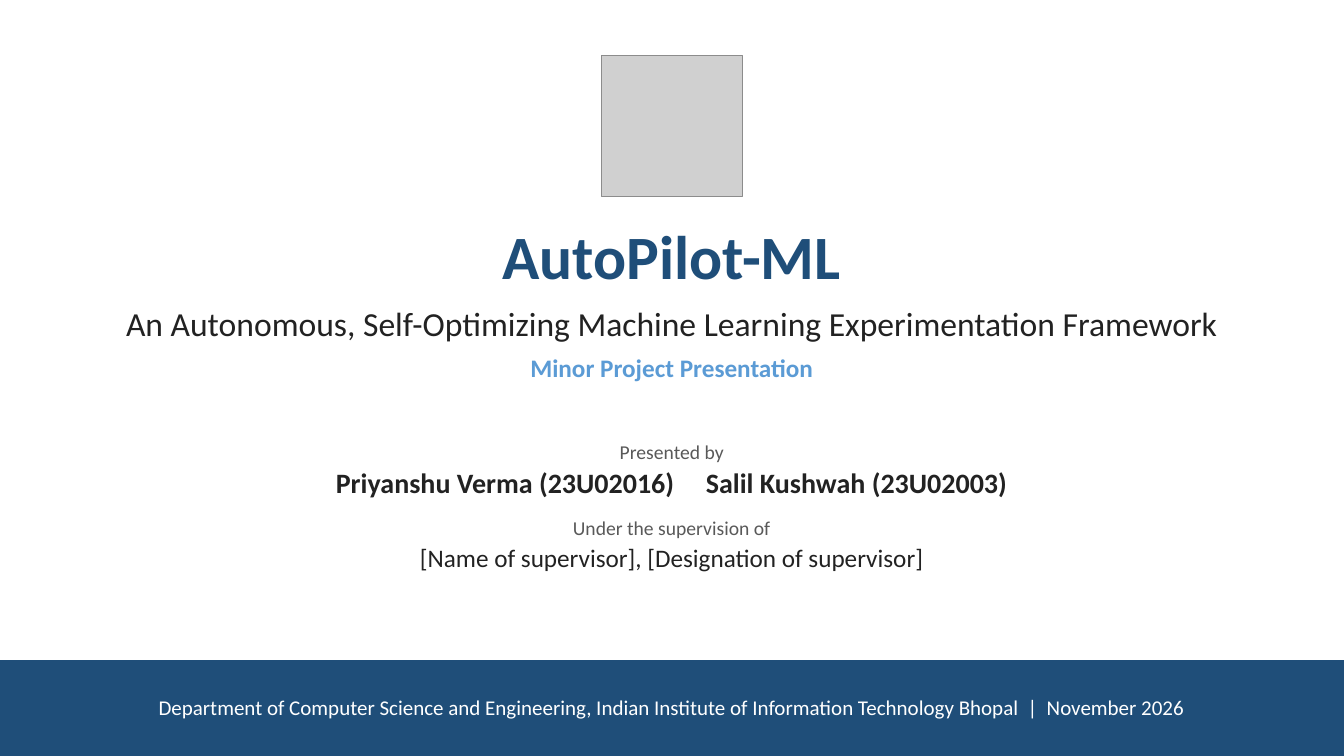
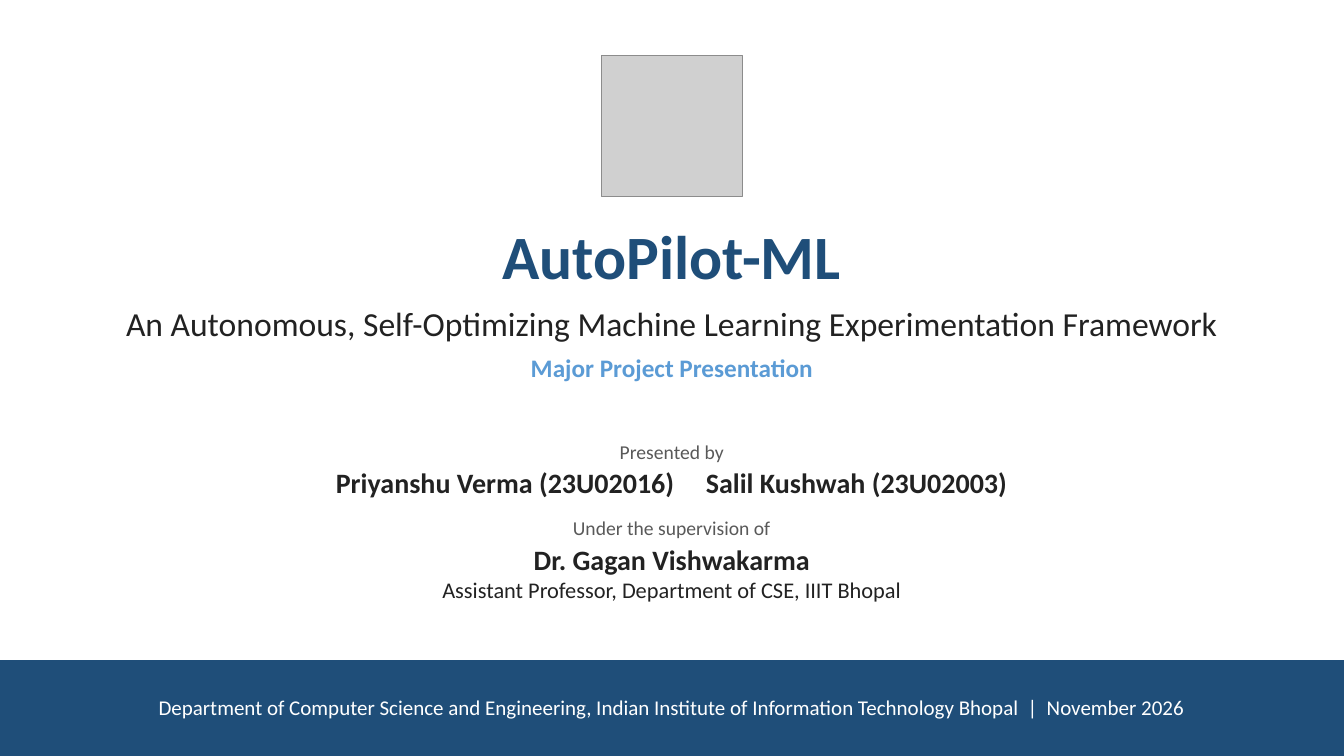
Before and after one commit to Priyanshukv06/autopilot-ml, a slide deck: slide 1 of docs/imp/presentation/AutoPilot-ML-Presentation.pptx. Drawn at 1344x756 pixels with LibreOffice and Linux fonts; fonts in the diff are those of the drawing; grey boxes stand for pictures. Boxes give left, top, right and bottom in pixels: in the first picture for what was removed or moved away, otherwise in the second. Text is boxed around its words. In the diff, an @@ line names an element or a change of style, - is before the commit and + after.

Commit message:
docs(slides): rebuild the presentation with the new front-page details
10 slides, 43 entrance effects; title slide and footers say Major Project and name Dr. Gagan Vishwakarma, Assistant Professor, Department of CSE, IIIT Bhopal.

```diff
--- a/docs/imp/presentation/AutoPilot-ML-Presentation.pptx
+++ b/docs/imp/presentation/AutoPilot-ML-Presentation.pptx
@@ text at bbox=[531, 359, 812, 381]: text changed @@
-Minor Project Presentation
+Major Project Presentation
@@ text at bbox=[442, 550, 901, 602]: text changed; size 18 to 16 pt @@
-[Name of supervisor], [Designation of supervisor]
+Dr. Gagan Vishwakarma
+Assistant Professor, Department of CSE, IIIT Bhopal
```
Also in this commit, not shown: 9 other slides changed, 1 other file.
